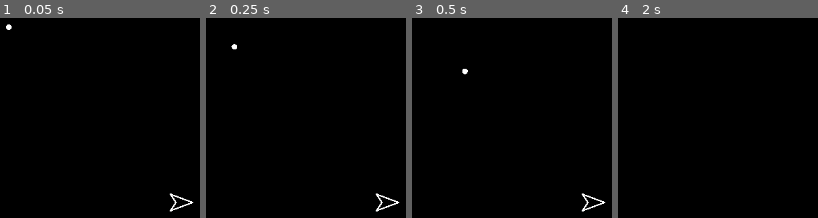
Above: before the commit, frames 1-4 (left to right).
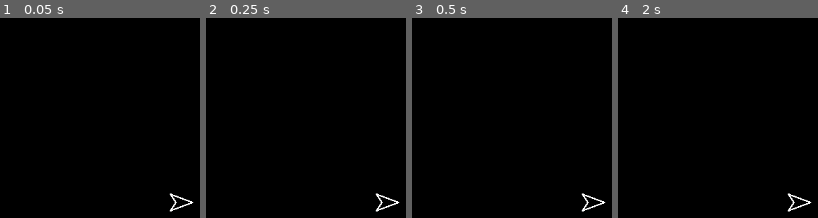
Above: after the commit, the same moments.

Repository: Eliasdbr/Spacewar
Game: Godot game, scene res://main.tscn
Two runs of this game, one before a commit and one after it. Both use one fixed random seed, a clock stepped at 60 frames per second and the inputs below.
Inputs:
- Up to frame 1 (0.05 s): no input
- Up to frame 2 (0.25 s): no input
- Up to frame 3 (0.5 s): no input
- Up to frame 4 (2 s): tap Enter at 0.5 s; tap Space at 1.25 s

The runs differ from the first frame. In frame 1, less than 0.1% of the frame differs, in the area x 3-6%, y 3-6%; in frame 2, less than 0.1%; in frame 3, less than 0.1%; in frame 4, 0.3%, in the area x 84-97%, y 87-97%.

Commit message:
Weapon: new component. Player ship able to shoot

Diff:
--- a/components/tank_controls.gd
+++ b/components/tank_controls.gd
@@ -3,6 +3,8 @@
 
 ## Movement component
 @export var movement: Movement = null
+## Weapon component
+@export var weapon: Weapon = null
 ## Player number.
 @export_range(1, 2) var player: int = 1
 ## Rotation speed in radians per second.
@@ -33,7 +35,12 @@
 		"p"+str(player)+"_rotate_cw"
 	)
 	var throttling = Input.is_action_pressed("p"+str(player)+"_thrust")
-	var shooting = Input.is_action_just_pressed("p"+str(player)+"_shoot")
+	var shooting: bool = false
+	if weapon:
+		if weapon.trigger_mode == weapon.TRIGGER.Semiautomatic:
+			shooting = Input.is_action_just_pressed("p"+str(player)+"_shoot")
+		else:
+			shooting = Input.is_action_pressed("p"+str(player)+"_shoot")
 
 	# Sets rotation
 	rotation = rotation_input * rotation_speed * delta
@@ -43,4 +50,8 @@
 	movement.acceleration = (
 		Vector2.RIGHT.rotated(parent.global_rotation) * float(throttling) * 1.0
 	)
+
+	# Shooting
+	if weapon and shooting:
+		weapon.shoot()
 #
--- a/gameplay.tscn
+++ b/gameplay.tscn
@@ -1,7 +1,6 @@
-[gd_scene load_steps=3 format=3 uid="uid://bxqqqsuudurah"]
+[gd_scene load_steps=2 format=3 uid="uid://bxqqqsuudurah"]
 
 [ext_resource type="PackedScene" uid="uid://bch4654g3qccc" path="res://ships/player_ship.tscn" id="1_xbv2a"]
-[ext_resource type="PackedScene" uid="uid://drm8s2nknmxay" path="res://projectiles/projectile.tscn" id="2_aysh4"]
 
 [node name="Gameplay" type="Node2D"]
 
@@ -9,6 +8,3 @@
 
 [node name="PlayerShip" parent="Environment" instance=ExtResource("1_xbv2a")]
 position = Vector2(576, 324)
-
-[node name="Projectile" parent="Environment" instance=ExtResource("2_aysh4")]
-position = Vector2(320, 64)
--- a/projectiles/projectile.gd
+++ b/projectiles/projectile.gd
@@ -4,18 +4,19 @@
 
 @export var speed: float = 200.0
 @export var direction: Vector2 = Vector2.RIGHT
-@export var range: float = 1000.0 # in pixels
+@export var p_range: float = 1000.0 # in pixels
 
 @onready var movement: Movement = $Movement
 
 var owner_ship: Ship = null
 var distance_reached: float = 0.0
+var damage: float = 1.0
 
 func _ready():
 	movement.velocity = direction.normalized() * speed
 
 func _process(delta):
-	if distance_reached >= range:
+	if distance_reached >= p_range:
 		queue_free()
 	distance_reached += speed * delta
 
--- a/ships/player_ship.tscn
+++ b/ships/player_ship.tscn
@@ -1,7 +1,8 @@
-[gd_scene load_steps=4 format=3 uid="uid://bch4654g3qccc"]
+[gd_scene load_steps=5 format=3 uid="uid://bch4654g3qccc"]
 
 [ext_resource type="PackedScene" uid="uid://blikhrhwf2smn" path="res://ships/ship.tscn" id="1_onnj3"]
 [ext_resource type="Script" path="res://components/tank_controls.gd" id="2_yeqfe"]
+[ext_resource type="PackedScene" uid="uid://drm8s2nknmxay" path="res://projectiles/projectile.tscn" id="3_yx8d0"]
 
 [sub_resource type="CircleShape2D" id="CircleShape2D_rw2t6"]
 radius = 12.0
@@ -11,11 +12,15 @@
 [node name="Movement" parent="." index="1"]
 friction_factor = 0.0
 
-[node name="TankControls" type="Node" parent="." index="3" node_paths=PackedStringArray("movement")]
+[node name="Weapon" parent="." index="3"]
+projectile = ExtResource("3_yx8d0")
+
+[node name="TankControls" type="Node" parent="." index="4" node_paths=PackedStringArray("movement", "weapon")]
 script = ExtResource("2_yeqfe")
 movement = NodePath("../Movement")
+weapon = NodePath("../Weapon")
 
-[node name="Hurtbox" type="Area2D" parent="." index="4"]
+[node name="Hurtbox" type="Area2D" parent="." index="5"]
 collision_layer = 2
 collision_mask = 0
 monitoring = false
--- a/ships/ship.tscn
+++ b/ships/ship.tscn
@@ -1,8 +1,9 @@
-[gd_scene load_steps=4 format=3 uid="uid://blikhrhwf2smn"]
+[gd_scene load_steps=5 format=3 uid="uid://blikhrhwf2smn"]
 
 [ext_resource type="Script" path="res://components/movement.gd" id="1_htn7r"]
 [ext_resource type="Script" path="res://ships/ship.gd" id="1_x0vad"]
 [ext_resource type="Script" path="res://components/screen_wrap.gd" id="3_vi04t"]
+[ext_resource type="Script" path="res://weapons/weapon.gd" id="4_y6gkw"]
 
 [node name="Ship" type="Node2D"]
 script = ExtResource("1_x0vad")
@@ -20,3 +21,6 @@
 
 [node name="ScreenWrap" type="Node2D" parent="."]
 script = ExtResource("3_vi04t")
+
+[node name="Weapon" type="Node" parent="."]
+script = ExtResource("4_y6gkw")
--- /dev/null
+++ b/weapons/weapon.gd
@@ -0,0 +1,59 @@
+class_name Weapon
+
+extends Node
+
+enum TRIGGER {
+	## Like a pistol. Only shoots after releasing and pressing the <shoot> key.
+	Semiautomatic,
+	## Like a machine gun. Keeps shooting as long as the <shoot> key is pressed.
+	Automatic
+}
+
+## Projectile scene
+@export var projectile: PackedScene = null
+@export_group("Stats")
+## Damage in hit points.
+@export var damage: float = 1.0
+## Shooting cooldown in milliseconds.
+@export var cooldown: float = 1000.0
+## Range in pixels.
+@export var w_range: float = 1000.0
+## Trigger mode.
+@export var trigger_mode: TRIGGER = TRIGGER.Semiautomatic
+
+## Parent.
+@onready var parent: Node2D = get_parent()
+## Environment. Where the projectile will be placed.
+@onready var environment = get_node("/root/Main/Gameplay/Environment")
+
+## Current cooldown
+var current_cooldown = 0.0
+
+func _process(delta):
+	if not parent or not(parent is Node2D):
+		return
+	if current_cooldown < 0.0:
+		current_cooldown = 0.0
+	else:
+		current_cooldown -= delta * 1000
+
+func shoot():
+	if (
+		not parent
+		or not(parent is Node2D)
+		or not projectile
+		or current_cooldown > 0.0
+	):
+		return
+	# Creates the projectile
+	var new_proj = projectile.instantiate() as Projectile
+	# Sets up the projectile
+	new_proj.damage = damage
+	new_proj.p_range = w_range
+	new_proj.global_position = parent.global_position
+	new_proj.direction = Vector2.RIGHT.rotated(parent.rotation)
+	new_proj.owner_ship = parent
+	# Adds the projectile to the world
+	environment.add_child(new_proj)
+	# Resets the cooldown counter
+	current_cooldown = cooldown
